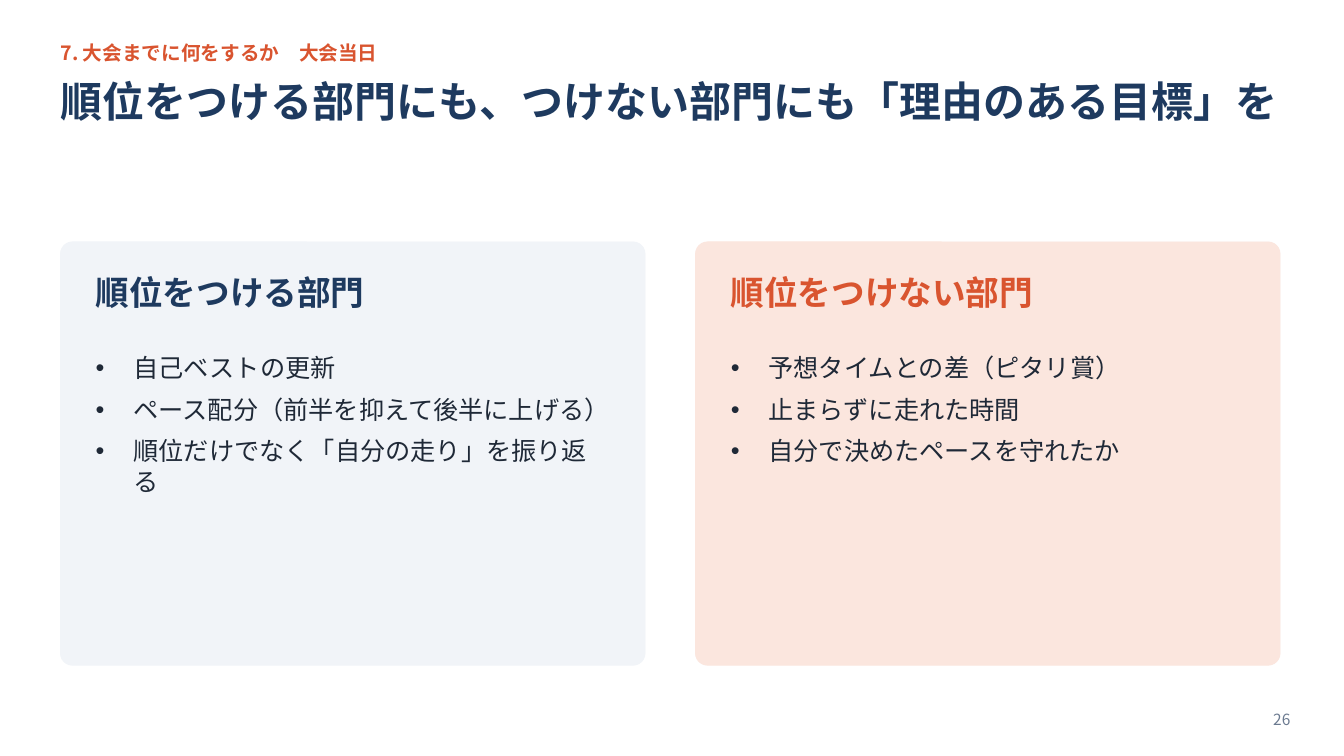
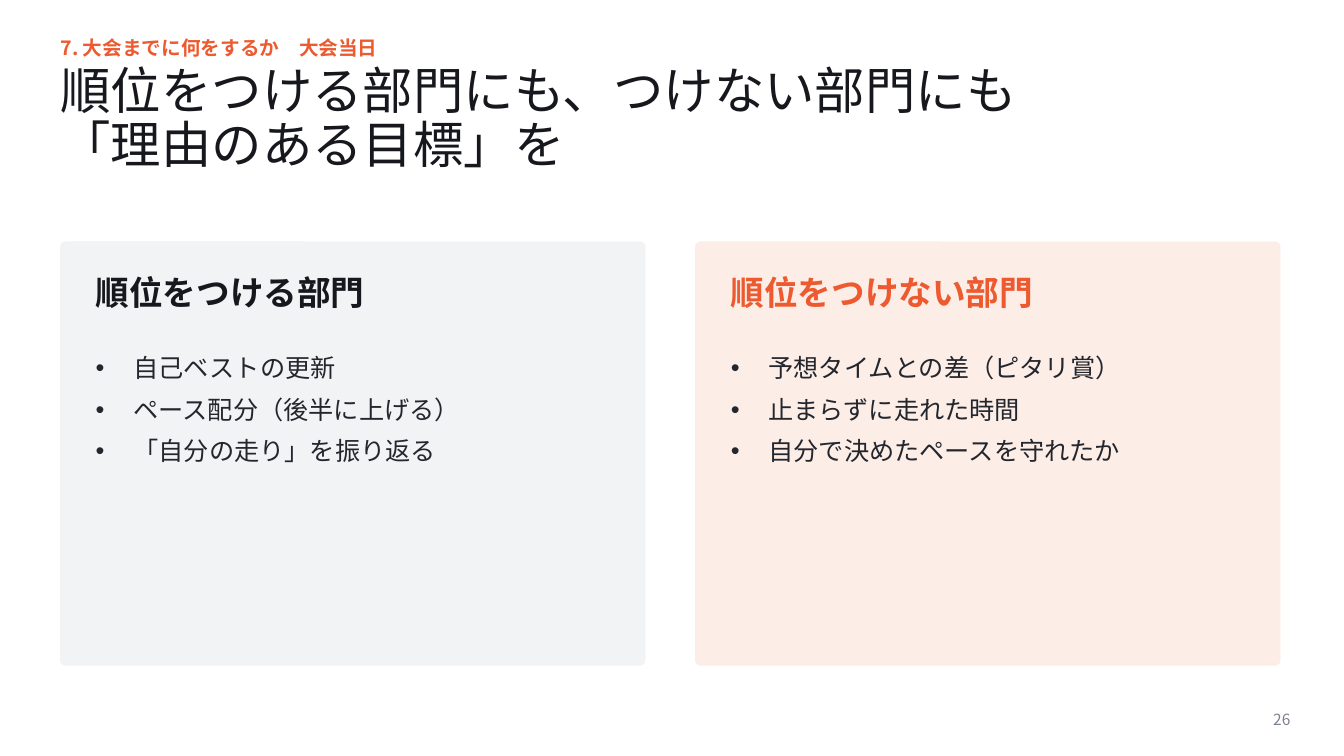
Before and after one commit to yokotaka21-cmyk/slide-longrun, a slide deck: slide 26 of マラソン大会に向けて_講義スライド.pptx. Drawn at 1344x756 pixels with LibreOffice and Linux fonts; fonts in the diff are those of the drawing. Boxes give left, top, right and bottom in pixels: in the first picture for what was removed or moved away, otherwise in the second. Text is boxed around its words. In the diff, an @@ line names an element or a change of style, - is before the commit and + after.

```diff
--- a/マラソン大会に向けて_講義スライド.pptx
+++ b/マラソン大会に向けて_講義スライド.pptx
@@ text "7. 大会までに何をするか 大会当日" at bbox=[60, 38, 378, 57]: text colour #D9542F to #EE5A2F @@
@@ title at bbox=[60, 66, 1016, 168]: text changed; size 30 to 36 pt; text colour #1E3A5F to #16181D; bold off @@
-順位をつける部門にも、つけない部門にも「理由のある目標」を
+順位をつける部門にも、つけない部門にも
+「理由のある目標」を
@@ rounded rectangle at bbox=[60, 242, 645, 665]: fill #F1F4F8 to #F2F3F5; outline #F1F4F8 0.5 pt to #F2F3F5 0.5 pt; proportions changed @@
@@ rounded rectangle at bbox=[696, 242, 1280, 665]: fill #FBE6DE to #FCEDE7; outline #FBE6DE 0.5 pt to #FCEDE7 0.5 pt; proportions changed @@
@@ text "順位をつける部門" at bbox=[96, 276, 365, 308]: text colour #1E3A5F to #16181D @@
@@ text "順位をつけない部門" at bbox=[731, 276, 1033, 308]: text colour #D9542F to #EE5A2F @@
@@ text at bbox=[134, 397, 460, 462]: text changed; text colour #1F2937 to #23262D @@
-• ペース配分（前半を抑えて後半に上げる）
-• 順位だけでなく「自分の走り」を振り返る
+• ペース配分（後半に上げる）
+• 「自分の走り」を振り返る
@@ page number at bbox=[1273, 713, 1290, 725]: text colour #6B7A90 to #7C828D @@
```
Also in this commit, not shown: 31 other slides changed, 3 other files.
